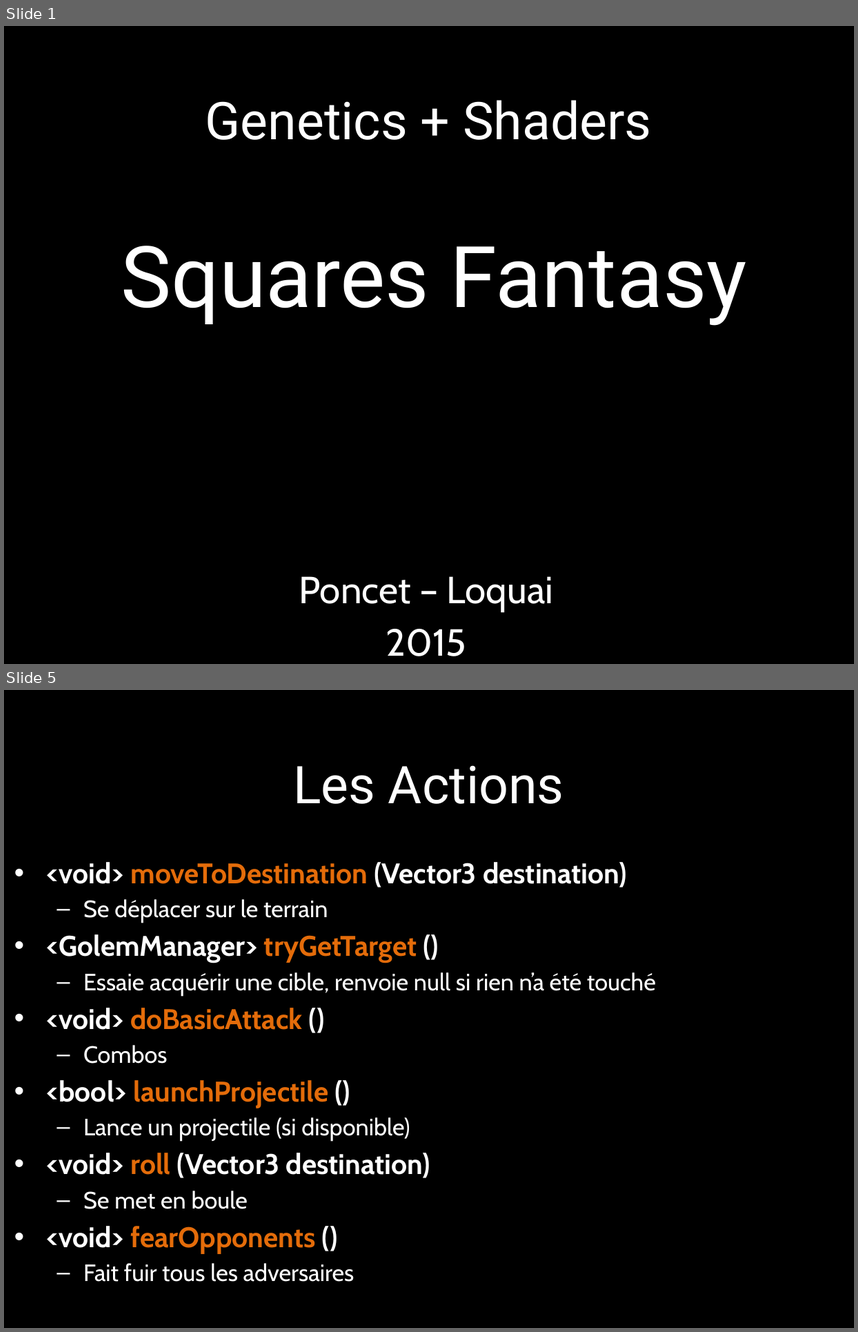
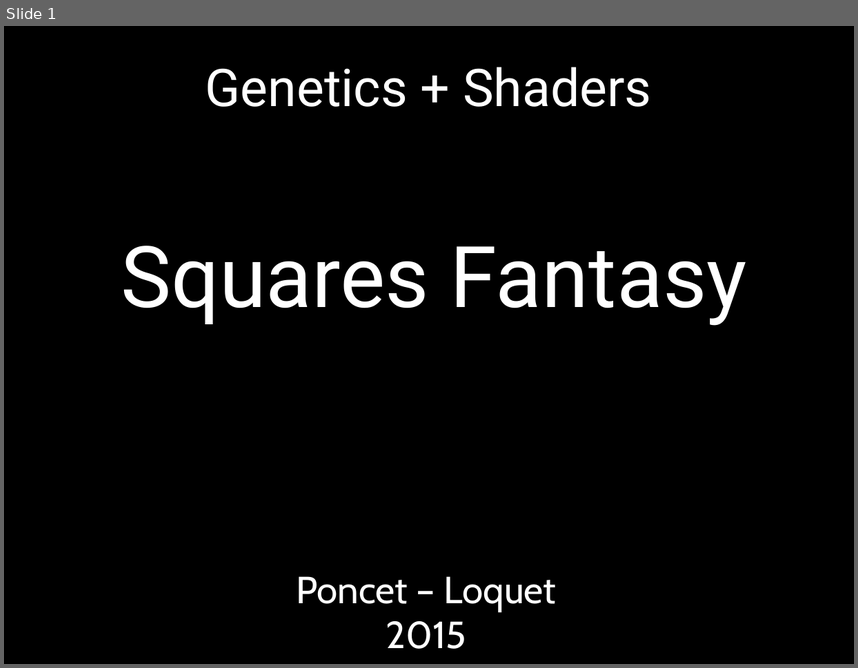
Before and after one commit to tecnop/OpenSticky, a slide deck: DOC/PPT/squared.pptx. Shown one above the other, each under a label of ours: slides 1 and 5 before the commit, slide 1 after it; the slides between them are not shown. The pictures are 858x1332 and 858x668 pixels, drawn with LibreOffice and Linux fonts; fonts in the diff are those of the drawing; background and template pictures are left out. Boxes give left, top, right and bottom in pixels: in the first picture for what was removed or moved away, otherwise in the second. Text is boxed around its words. In the diff, an @@ line names an element or a change of style, - is before the commit and + after.

```diff
--- a/DOC/PPT/squared.pptx
+++ b/DOC/PPT/squared.pptx
@@ slide 5 removed at (x1=4, y1=690, x2=854, y2=1328), background #000000 @@
@@ text removed at (x1=293, y1=765, x2=564, y2=804) @@
-Les Actions
@@ text removed at (x1=46, y1=862, x2=656, y2=1281) @@
-• <void> moveToDestination (Vector3 destination)
-  – Se déplacer sur le terrain
-• <GolemManager> tryGetTarget ()
-  – Essaie acquérir une cible, renvoie null si rien n’a été touché
-• <void> doBasicAttack ()
-  – Combos
-• <bool> launchProjectile ()
-  – Lance un projectile (si disponible)
-• <void> roll (Vector3 destination)
-  – Se met en boule
-• <void> fearOpponents ()
-  – Fait fuir tous les adversaires
@@ slide 1 changed as well @@
@@ title "Genetics + Shaders" at (x1=205, y1=67, x2=652, y2=107): vertical alignment middle to top @@
@@ subtitle at (x1=296, y1=576, x2=557, y2=611): text changed @@
-Poncet – Loquai
+Poncet – Loquet
```
Also in this commit, not shown: 9 slides added, 7 other slides removed, 4 other files.
